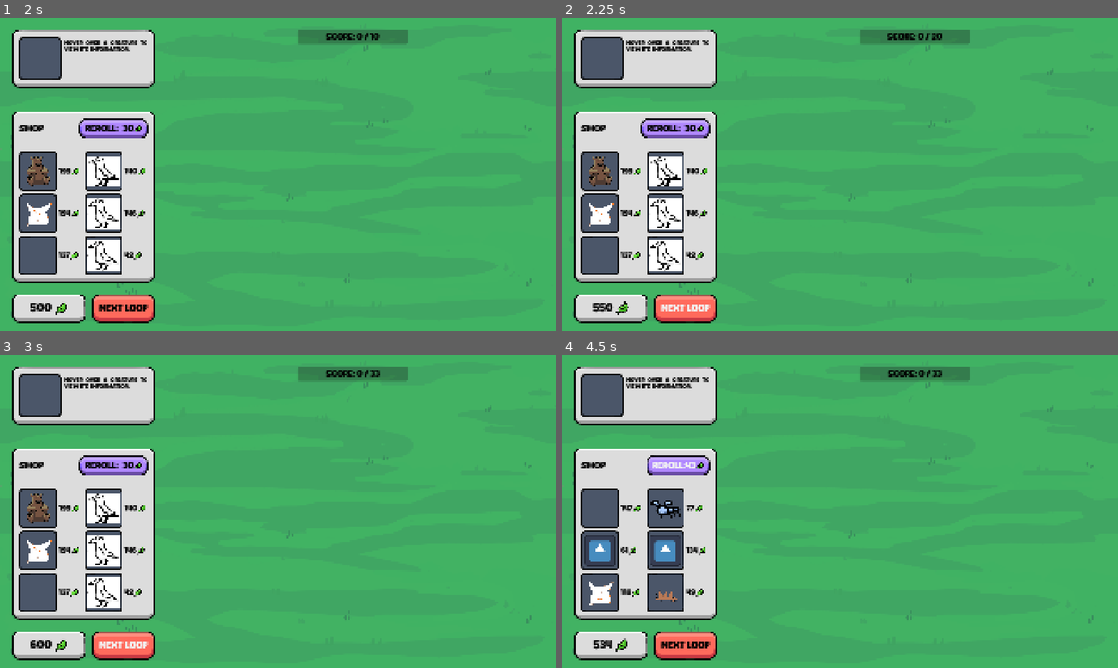
Above: before the commit, frames 1-4 (two rows, left to right).
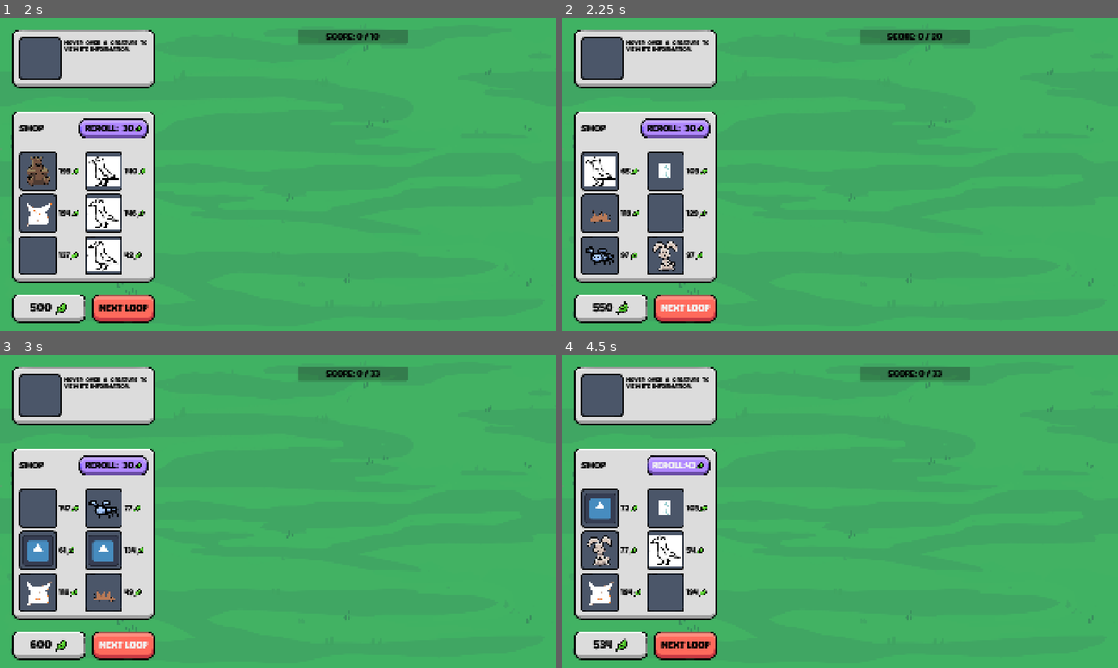
Above: after the commit, the same moments.

Repository: elliotfontaine/gmtk-2025-submission
Game: Godot game, scene res://scenes/main_menu.tscn
Same seed, same stepped clock (60 frames per second), same inputs: the game is played once before the commit and once after it. The engine's default icon, where the game draws it, is replaced by a stand-in: a white triangle on a blue panel in a dark square.
Inputs (mouse positions are in pixels of both pictures, inside the frame that each line leads up to):
- Up to frame 1 (2 s): click "play." at 0.5 s; click (50, 171) at 1.27 s
- Up to frame 2 (2.25 s): click "Next Loop" at 2 s
- Up to frame 3 (3 s): click "Next Loop" at 2.75 s
- Up to frame 4 (4.5 s): click "REROLL: 30" at 3.5 s; click "REROLL:36" at 4.25 s

Frame 1 is identical in both runs. In frame 2, 2.9% of the frame differs, in the area x 4-27%, y 44-81%; in frame 3, 3.0%; in frame 4, 2.2%.

Commit message:
rerolling, removing items on buy, resetting prices

Diff:
--- a/scenes/ui/shop_item.gd
+++ b/scenes/ui/shop_item.gd
@@ -1,6 +1,8 @@
 @tool
 extends Control
 class_name ShopItem
+
+@onready var h_box_container: HBoxContainer = %HBoxContainer
 
 signal pressed
 
@@ -13,5 +15,12 @@
 	get: return int(%Price.text)
 	set(value): %Price.text = str(value)
 
+var sold :bool = false:
+	set(val):
+		if val:
+			h_box_container.hide()
+
+
 func _on_texture_button_pressed() -> void:
-	pressed.emit()
+	if not sold:
+		pressed.emit()
--- a/scenes/ui/shop_item.tscn
+++ b/scenes/ui/shop_item.tscn
@@ -16,6 +16,7 @@
 script = ExtResource("1_124sy")
 
 [node name="HBoxContainer" type="HBoxContainer" parent="."]
+unique_name_in_owner = true
 layout_mode = 2
 theme_override_constants/separation = 7
 
--- a/scenes/ui/shop_panel.gd
+++ b/scenes/ui/shop_panel.gd
@@ -29,7 +29,8 @@
 
 func _on_item_hovered(item:ShopItem) -> void:
 	# TODO: show "- Price" after currency count
-	item_hovered.emit(item.species)
+	if not item.sold:
+		item_hovered.emit(item.species)
 
 func _on_item_exited(item:ShopItem) -> void:
 	item_exited.emit()
--- a/scenes/world.gd
+++ b/scenes/world.gd
@@ -129,6 +129,7 @@
 	print("scored this loop: ",score_current)
 	reroll_price = 30
 	money += 50
+	shop_panel.do_reroll()
 
 #region creature action matchers
 
@@ -552,6 +553,7 @@
 
 func _on_shop_panel_floating_creature_asked(item: ShopItem) -> void:
 	if money > item.price:
+		current_held_item = item
 		current_item_price = item.price
 		set_floating_creature(item.species)
 	else:
@@ -560,6 +562,8 @@
 func _on_slot_pressed(index: int) -> void:
 	if floating_creature.species != null:
 		money -= current_item_price
+		if current_held_item:
+			current_held_item.sold = true
 		add_creature(1, floating_creature.species.id, index)
 		unset_floating_creature()
 
@@ -605,6 +609,7 @@
 		currency_count.text = str(money)
 
 var current_item_price :int = 0
+var current_held_item :ShopItem
 
 var reroll_price :int = 30
 
